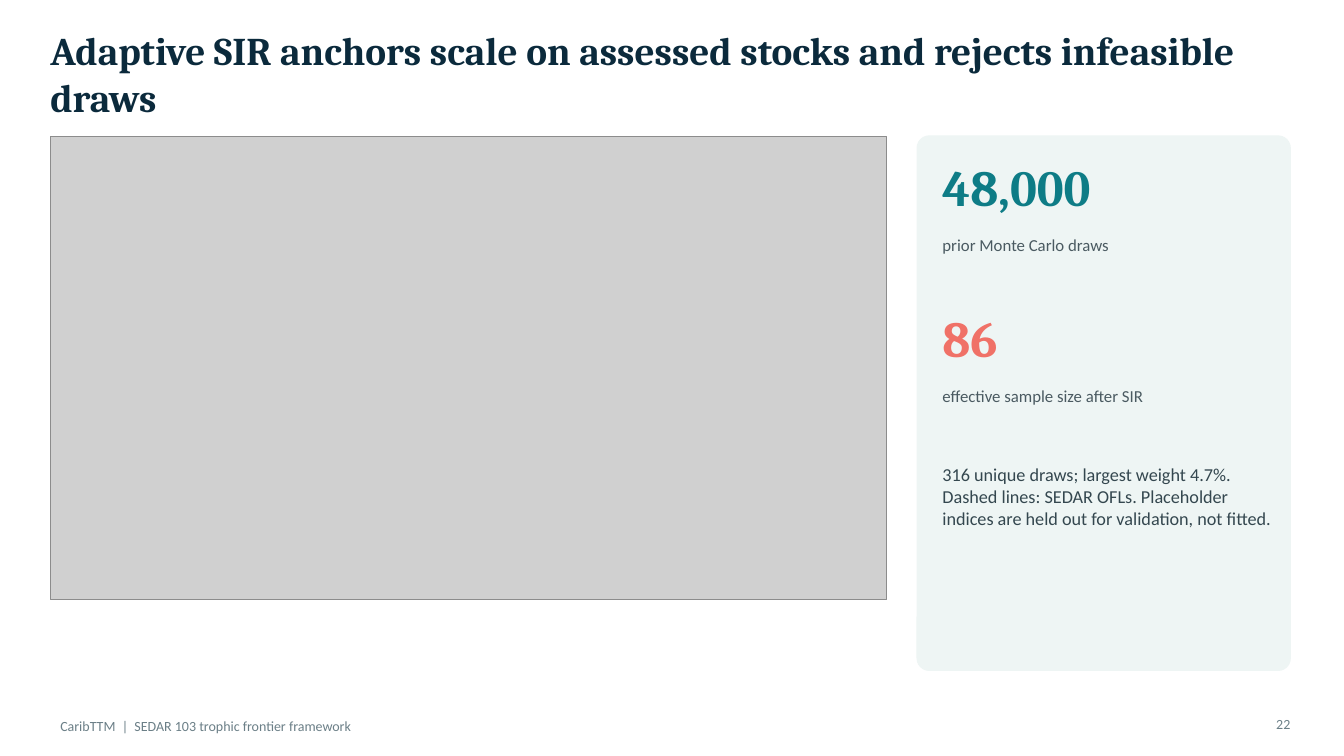
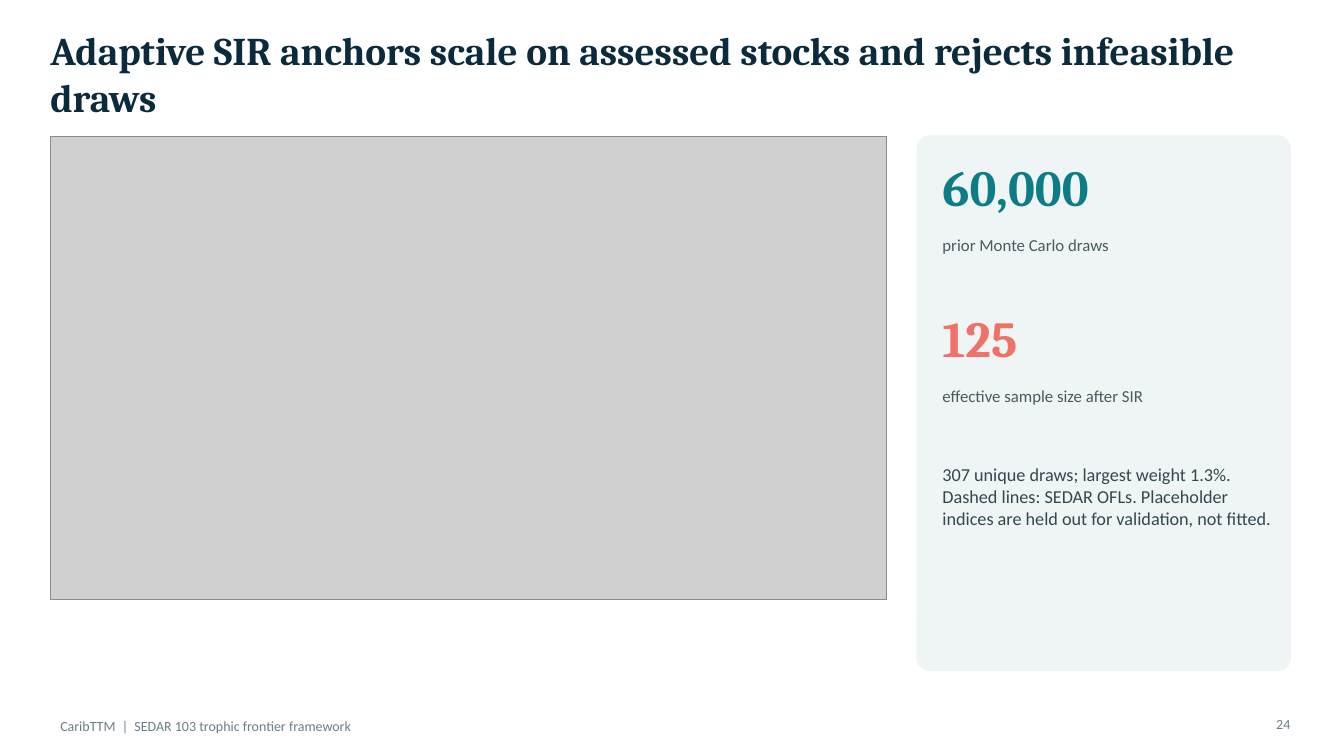
Before and after one commit to mattwoodstock/CaribTrophicTransfer, a slide deck: slide 24 of docs/presentation/CaribTTM_StCroix_Trap.pptx (slide 22 before the commit). Drawn at 1344x756 pixels with LibreOffice and Linux fonts; fonts in the diff are those of the drawing; grey boxes stand for pictures. Boxes give left, top, right and bottom in pixels: in the first picture for what was removed or moved away, otherwise in the second. Text is boxed around its words. In the diff, an @@ line names an element or a change of style, - is before the commit and + after.

```diff
--- a/docs/presentation/CaribTTM_StCroix_Trap.pptx
+++ b/docs/presentation/CaribTTM_StCroix_Trap.pptx
@@ text at <box>942,172,1088,213</box>: text changed @@
-48,000
+60,000
@@ text at <box>942,323,1017,358</box>: text changed @@
-86
+125
@@ text at <box>942,468,1271,527</box>: text changed @@
-316 unique draws; largest weight 4.7%. Dashed lines: SEDAR OFLs. Placeholder indices are held out for validation, not fitted.
+307 unique draws; largest weight 1.3%. Dashed lines: SEDAR OFLs. Placeholder indices are held out for validation, not fitted.
@@ page number at <box>1276,720,1290,729</box>: text changed @@
-22
+24
```
Also in this commit, not shown: 13 other slides changed, 6 slides added, 11 other files.
